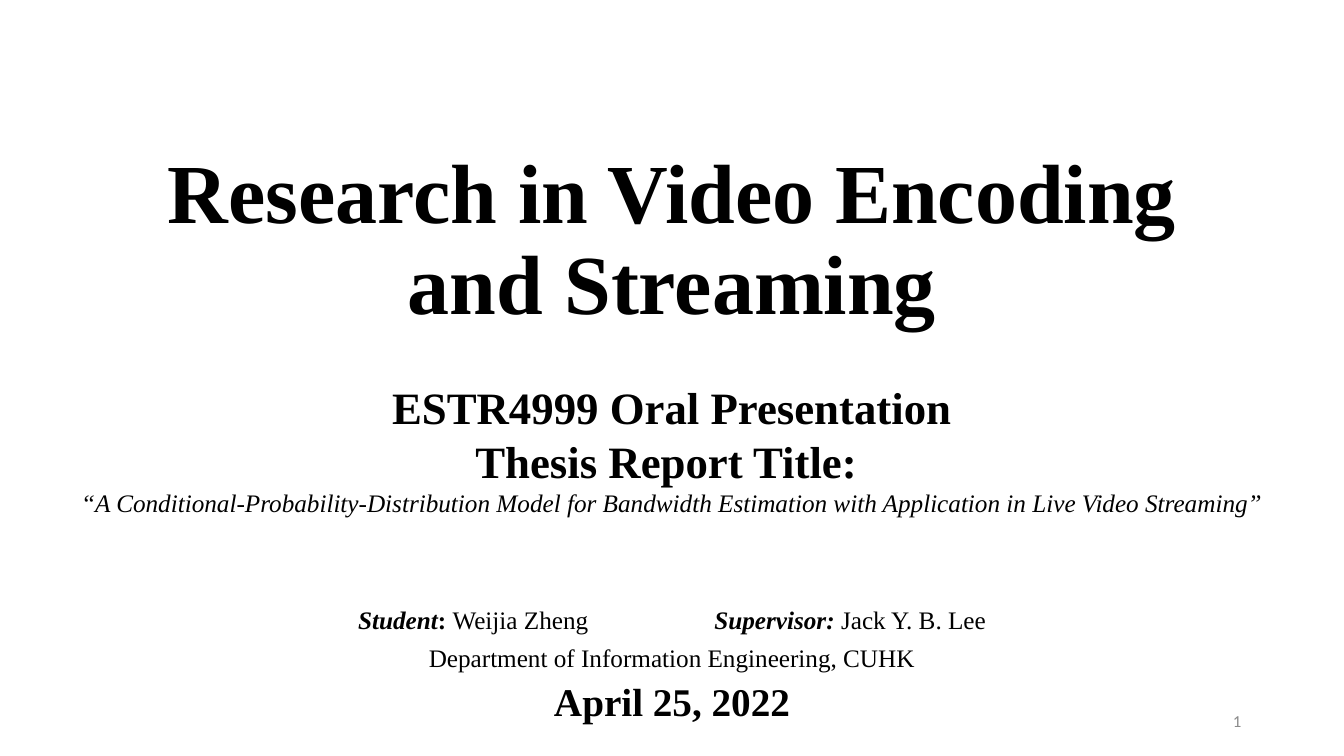
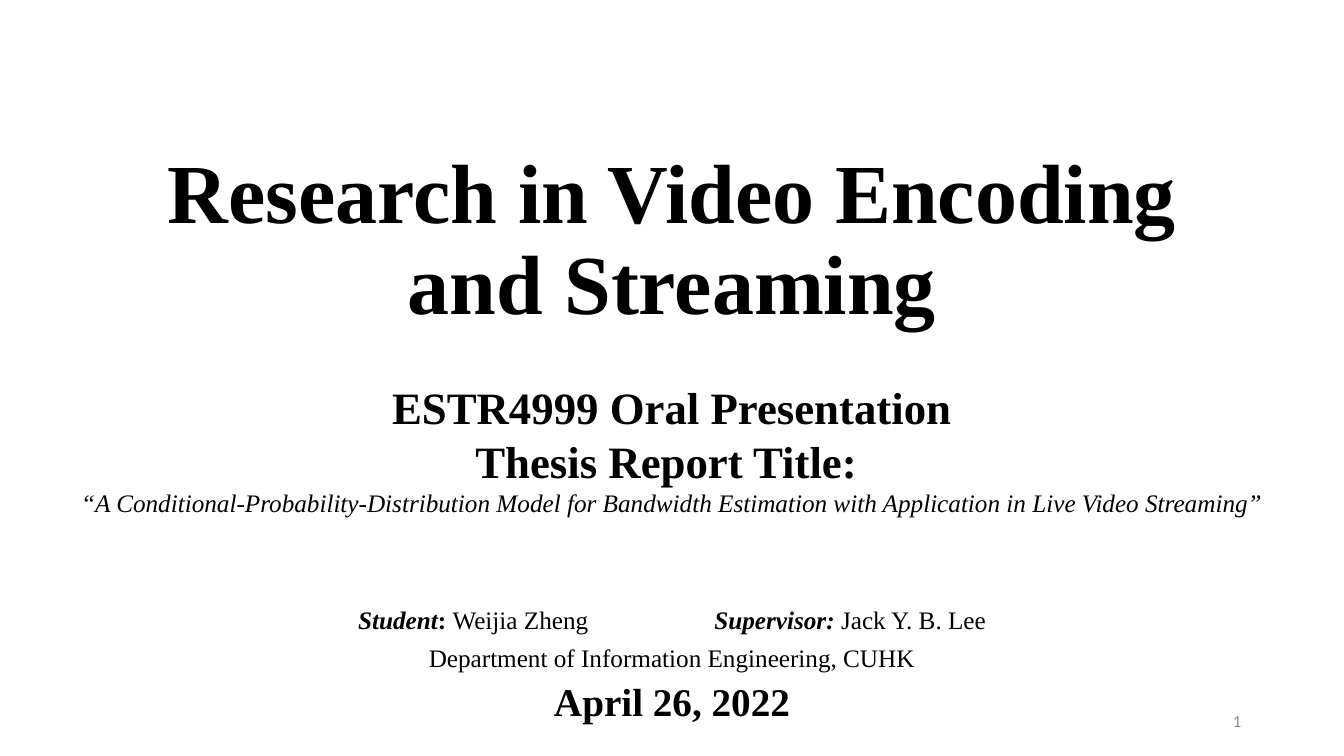
Before and after one commit to williamzheng0711/online-cdf-streaming, a slide deck: slide 1 of ESTR4999_Notes/ESTR4999_Presentation.pptx. Drawn at 1344x756 pixels with LibreOffice and Linux fonts; fonts in the diff are those of the drawing. Boxes give left, top, right and bottom in pixels: in the first picture for what was removed or moved away, otherwise in the second. Text is boxed around its words. In the diff, an @@ line names an element or a change of style, - is before the commit and + after.

Commit message:
after final oral presentation

```diff
--- a/ESTR4999_Notes/ESTR4999_Presentation.pptx
+++ b/ESTR4999_Notes/ESTR4999_Presentation.pptx
@@ subtitle at [554,688,790,724]: text changed @@
-April 25, 2022
+April 26, 2022
```
Also in this commit, not shown: 1 other file.
